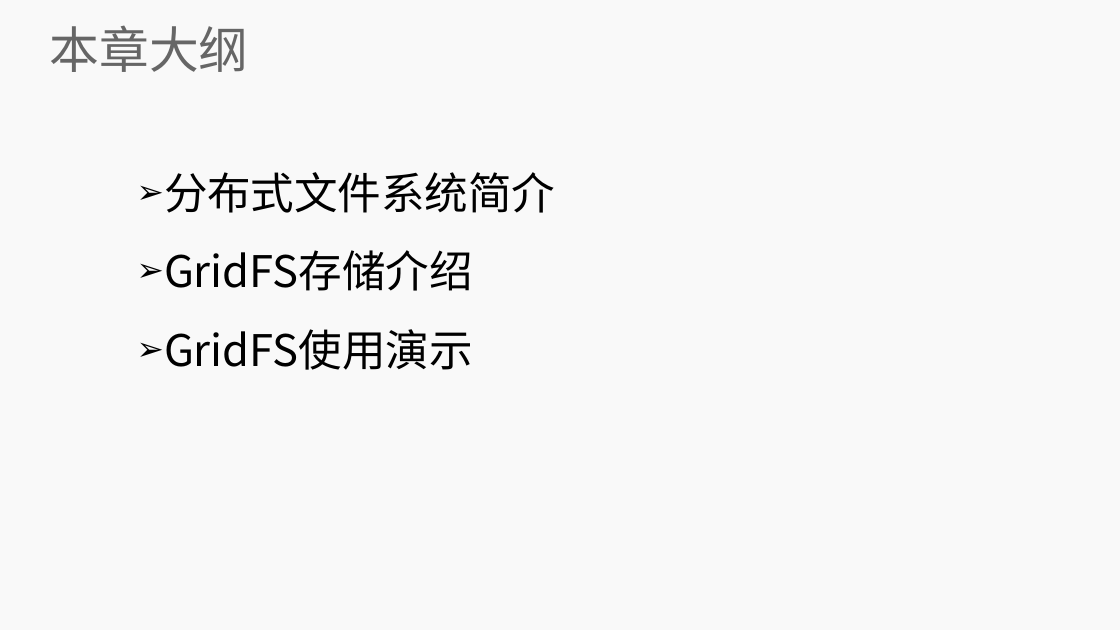
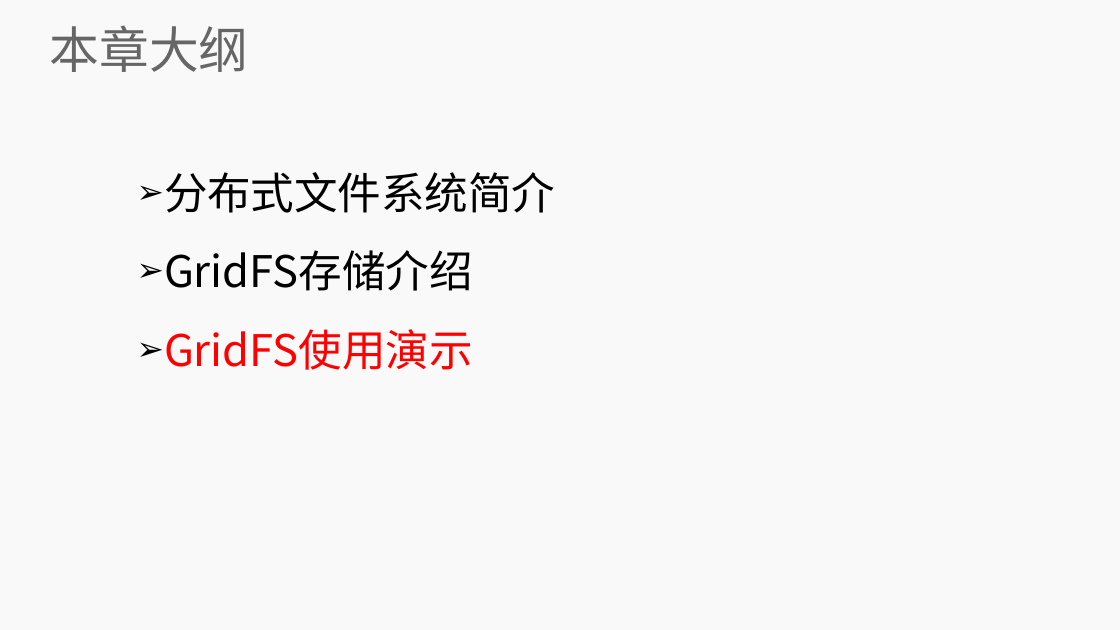
Before and after one commit to lihuanzhen2016/no-sql, a slide deck: slide 12 of PPT/11 MongoDB GridFS 文件系统.pptx. Drawn at 1120x630 pixels with LibreOffice and Linux fonts; fonts in the diff are those of the drawing; background and template pictures are left out. Boxes give left, top, right and bottom in pixels: in the first picture for what was removed or moved away, otherwise in the second. Text is boxed around its words. In the diff, an @@ line names an element or a change of style, - is before the commit and + after.

```diff
--- a/PPT/11 MongoDB GridFS 文件系统.pptx
+++ b/PPT/11 MongoDB GridFS 文件系统.pptx
@@ subtitle at [164,329,473,370]: text colour #000000 to #FF0000 in "GridFS使用演示" @@
```
Also in this commit, not shown: 3 other slides changed.
